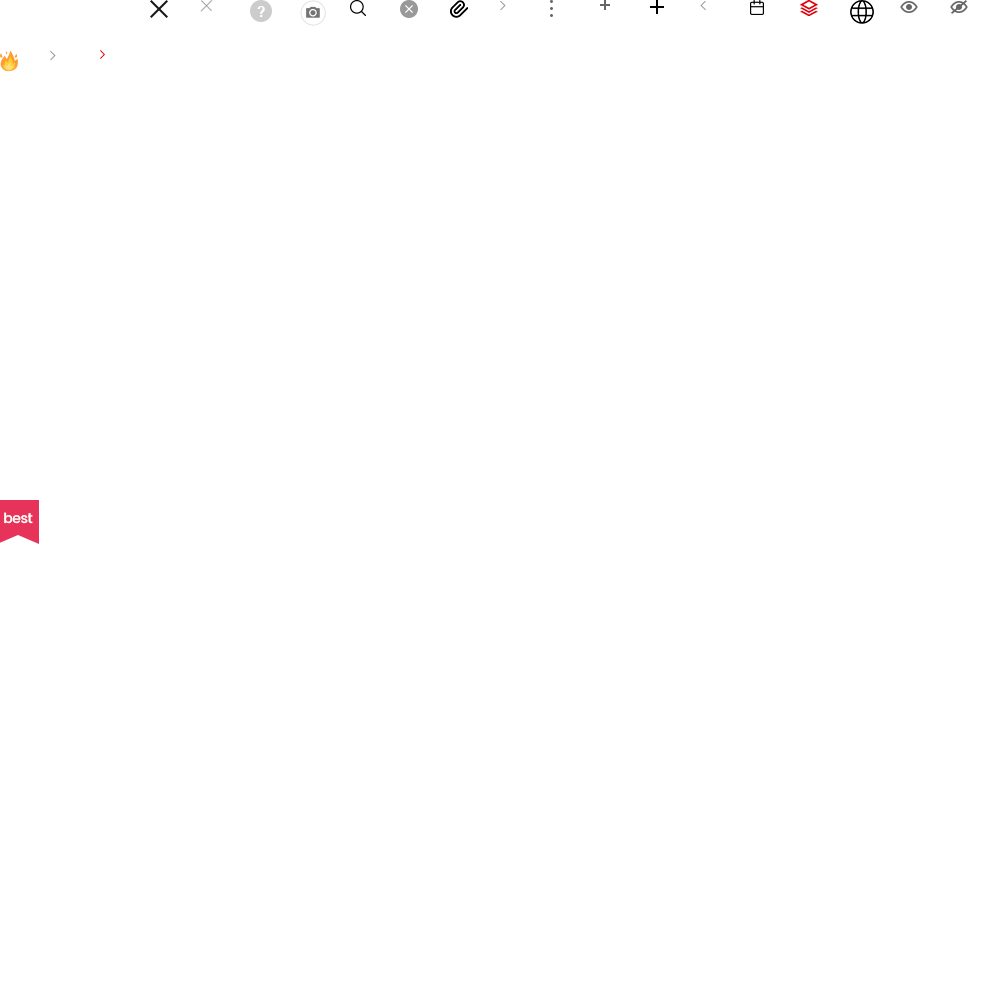
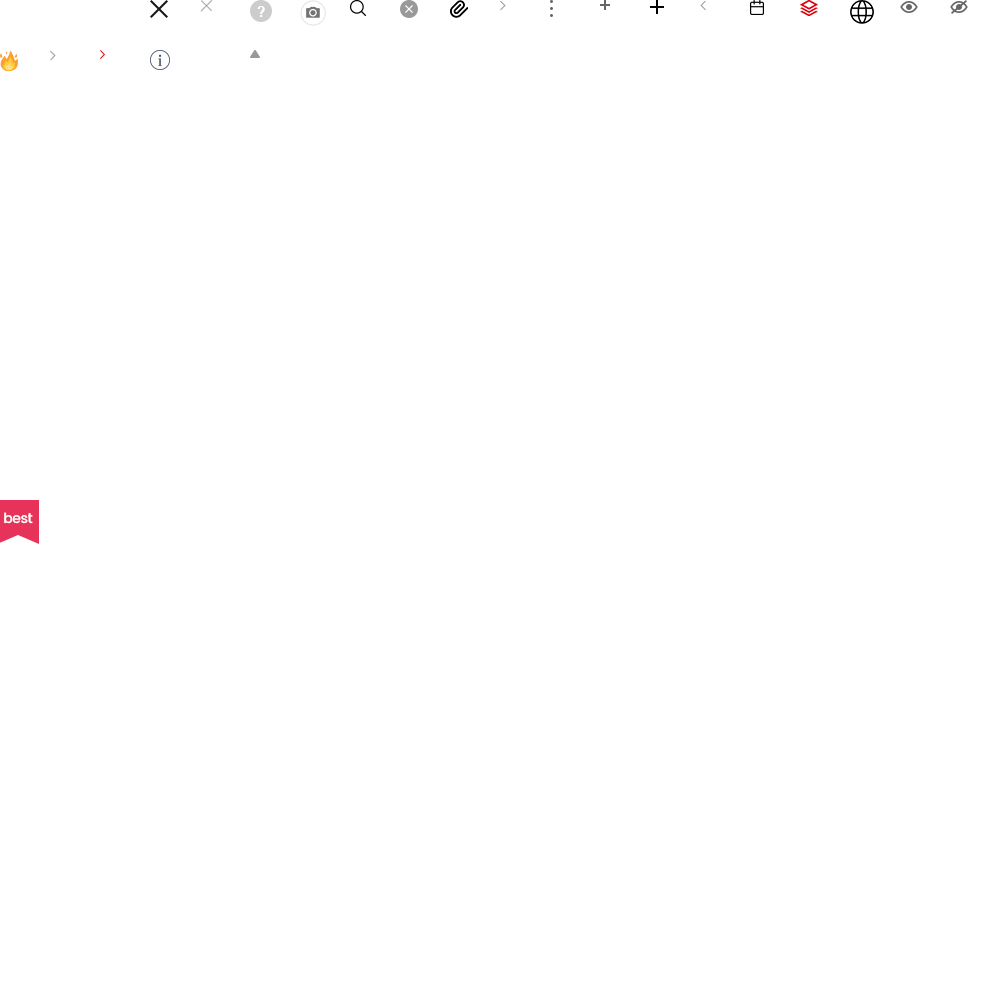
Layer changes from the first 1000 × 1000 image to the second:
added layer "레이어 28" in group "그룹 2" over (250, 50, 260, 58)
added layer "레이어 27" in group "그룹 2" over (150, 50, 170, 70)
